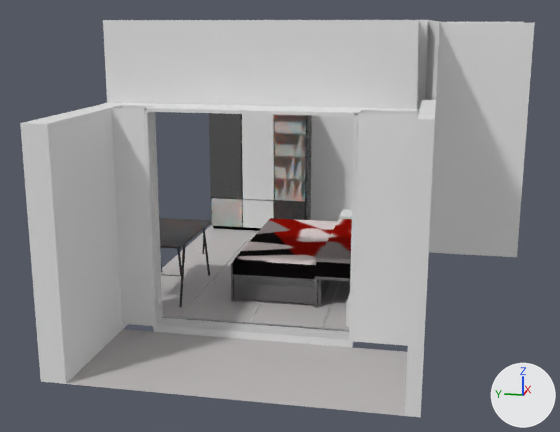
Before and after pictures for a commit that changed the Blender file untitled.blend.
Camera for both pictures: a 50 mm camera at (-59.8, -12.0, 26.5) aimed at (-11.7, -2.4, 14.5). Arrows for +X, +Y and +Z are at lower right; the lights stay in place.
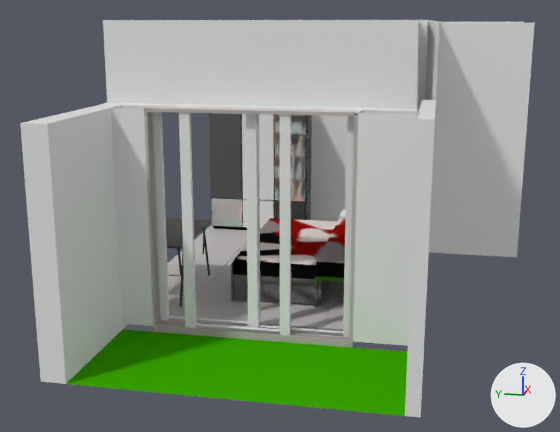
Where the change shows, as pixel boxes (x1, y1, x2, y2) in the pictures (560 x 432 px):
'Plane.009', recoloured (grey to green): (66, 329, 407, 416) in both
'Plane.010', added: after (144, 106, 361, 347)
'Cube.008', added: after (179, 108, 291, 335)
'Cube.005', added: after (246, 108, 359, 337)
'Cube.007', added: after (150, 105, 260, 327)
part 1 of me_plane_004, deleted: before (144, 106, 358, 347)
part 2 of me_plane_004, deleted: before (144, 109, 361, 312)

What changed in the scene script:
```text
Add mat_material_013:
    mat_material_013 = diffuse_material('Material.013')
    mat_material_013.base_color = (0.0442, 0.411, 0.0)  # green #3bac00
Add mat_material_014:
    mat_material_014 = principled_material('Material.014')
    mat_material_014.base_color = (0.8, 0.728, 0.712)  # white #e7dedb
    mat_material_014.metallic = 0.641
    mat_material_014.roughness = 1.0
    mat_material_014.specular_ior_level = 0.155
    mat_material_014.specular_tint = (0.938, 0.916, 0.911)  # white #f8f5f5
    mat_material_014.anisotropic = 0.5
Change me_plane_004:
    used by ob_plane_004; location = (-18.65, -2.43, 18.19); rotation_euler = (0.802, 1.571, 3.946), in degrees (46, 90, 226); scale = (8.5, 9.0, 1.0)
    verts and faces of me_plane_004; kept vertices keep their numbers, new ones are numbered from 253
    before: 21 (1.0, 0.6, -0.1), 24 (1.0, -0.6, -0.1), 29 (-0.5, 0.6, -0.1) at pixel (360, 110), 30 (-0.5, -0.6, -0.1) at pixel (153, 105), 36 (1.0, -0.6, 1.4) at pixel (153, 326)
    before: 39 (-0.5, -0.6, 1.4) at pixel (144, 108), 41 (1.0, 0.6, 1.4) at pixel (352, 341), 43 (-0.5, 0.6, 1.4) at pixel (357, 113)
    remove me_plane_004.from_pydata(...)  # 253 vertices, 177 faces, 3 loose edges; spans x -1.0..1.0, y -1.0..1.8, z -23.5..8.6
    add me_plane_004.from_pydata(...)  # 95 vertices, 44 faces, 3 loose edges; spans x -1.0..1.0, y -1.0..1.8, z -23.5..8.6
    me_plane_004 part 1: 6 loose pieces with 158 vertices, spanning x -0.5..1.0, y -0.6..0.6, z 0.1..1.4, are deleted
    me_plane_004 part 2
    add delete_faces([(21, 29, 43, 41), (24, 36, 39, 30)])
Change me_plane_003:
    where me_plane_003.from_pydata(...)  # 4 vertices, 1 face; spans x 1.04, y -0.98..0.99, z 1.34..8.61
    remove me_plane_003.materials.append(mat_material_005)  # light grey #c1bdbd
    add me_plane_003.materials.append(mat_material_013)  # green #3bac00
Add me_cube_010:
    me_cube_010.from_pydata(...)  # 24 vertices, 16 faces; spans x -1.0..1.0, y -1.0..20.2, z -1.2..1.0
Add me_cube_002:
    me_cube_002.from_pydata(...)  # 24 vertices, 16 faces; spans x -1.0..1.0, y -20.0..1.0, z -1.0..1.0
Add me_plane_010:
    me_plane_010.from_pydata(...)  # 166 vertices, 133 faces; spans x -0.47..1.04, y -0.65..0.63, z -0.09..1.41
    me_plane_010.materials.append(mat_material_014)  # its picture is missing
Add ob_cube_008:
    ob_cube_008 = bpy.data.objects.new('Cube.008', me_cube_010)
    ob_cube_008.location = (-19.83, -4.35, 15.95)
    ob_cube_008.scale = (0.14, 0.286, 6.26)
Add ob_cube_007:
    ob_cube_007 = bpy.data.objects.new('Cube.007', me_cube_010.copy())
    ob_cube_007.location = (-19.01, -2.44, 15.95)
    ob_cube_007.scale = (0.14, 0.286, 6.26)
Add ob_cube_005:
    ob_cube_005 = bpy.data.objects.new('Cube.005', me_cube_002)
    ob_cube_005.location = (-19.41, -2.44, 15.95)
    ob_cube_005.scale = (0.14, 0.286, 6.26)
Add ob_plane_010:
    ob_plane_010 = bpy.data.objects.new('Plane.010', me_plane_010)
    ob_plane_010.location = (-18.65, -2.43, 18.19)
    ob_plane_010.rotation_euler = (0.802, 1.571, 3.946)  # degrees (46, 90, 226)
    ob_plane_010.scale = (8.5, 9.0, 1.0)
```
